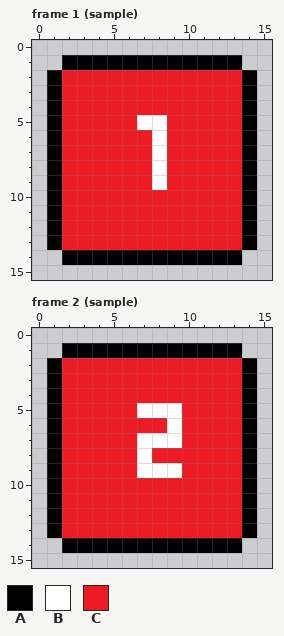
File history of a pixel-art file, Assets/AnimationImporter/sample.ase. Above, as it was before the edit.
16x16 pixels, 16 frames. Shown: frame 1 (sample), frame 2 (sample). The commit also changed other frames, which this record leaves out.
Visible layers, top first: "Layer 2", "Layer 3".
Palette (. is transparent): A #000000  B #ffffff  C #ed1c24
Pixels before, frame 1 (sample), first column x 1:
 1 .AAAAAAAAAAAA.
 2 ACCCCCCCCCCCCA
 3 ACCCCCCCCCCCCA
 4 ACCCCCCCCCCCCA
 5 ACCCCCBBCCCCCA
 6 ACCCCCCBCCCCCA
 7 ACCCCCCBCCCCCA
 8 ACCCCCCBCCCCCA
 9 ACCCCCCBCCCCCA
10 ACCCCCCCCCCCCA
11 ACCCCCCCCCCCCA
12 ACCCCCCCCCCCCA
13 ACCCCCCCCCCCCA
14 .AAAAAAAAAAAA.
Pixels before, frame 2 (sample), first column x 1:
 1 .AAAAAAAAAAAA.
 2 ACCCCCCCCCCCCA
 3 ACCCCCCCCCCCCA
 4 ACCCCCCCCCCCCA
 5 ACCCCCBBBCCCCA
 6 ACCCCCCCBCCCCA
 7 ACCCCCBBBCCCCA
 8 ACCCCCBCCCCCCA
 9 ACCCCCBBBCCCCA
10 ACCCCCCCCCCCCA
11 ACCCCCCCCCCCCA
12 ACCCCCCCCCCCCA
13 ACCCCCCCCCCCCA
14 .AAAAAAAAAAAA.
Once edited:
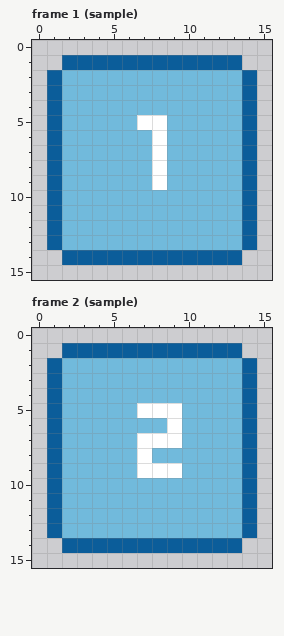
Difference:
colour A: #000000 -> #0b5d9a
colour C: #ed1c24 -> #71badc
Changed places in both pictures, as pixel boxes (x1, y1, x2, y2):
changed: (47, 55, 257, 265)
changed: (47, 343, 257, 553)
